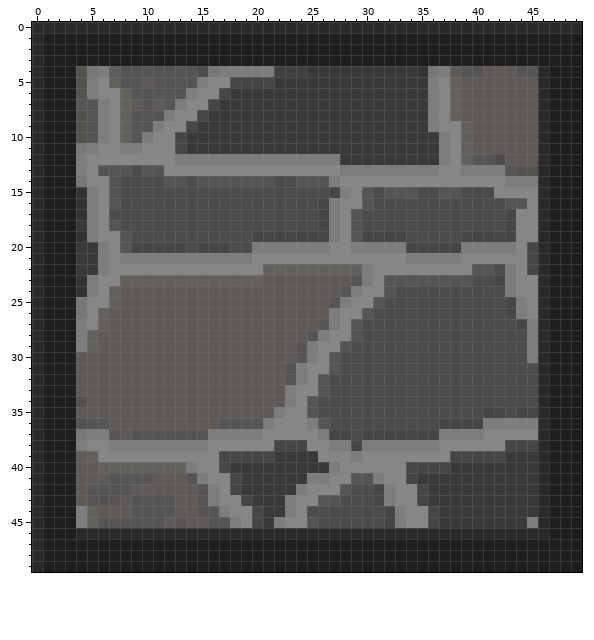
Pixel-art sprite: out/production/Crazy-Critters-Attack/sprites/towers/walls/stone/base.png. The picture above was drawn from the file before the commit.
The file is 50x50 pixels. Colours within 5 levels of each other are drawn and written as one.
After:
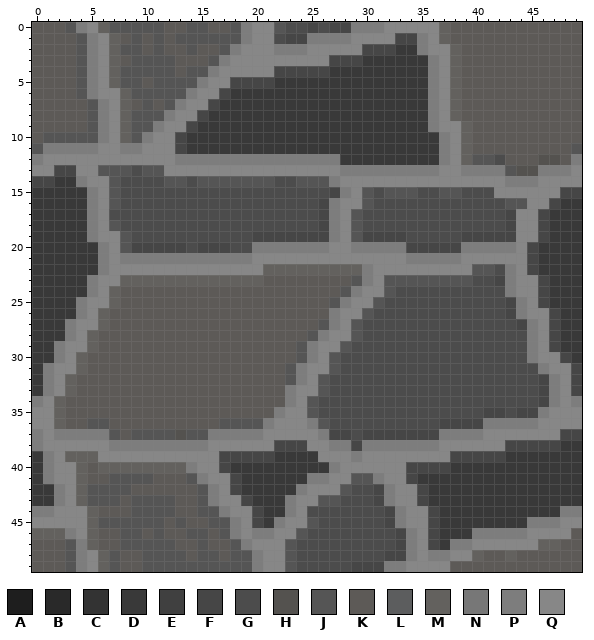
Palette (. is transparent): A #1e1e1e  B #292929  C #333333  D #393939  E #404040  F #464646  G #4c4c4c  H #54524f  J #555555  K #5d5a57  L #5c5d5e  M #63615e  N #777777  P #7d7d7d  Q #878787
From old to new:
y 0: x 0..49 BBBBBBBBBBBBBBBBBBBBBBBBBBBBBBBBBBBBBBBBBBBBBBBBBB -> KKKJPQMJJJJJKKJJKKJPQQJGGFGFFPPPQQQQQMKKKKKKKKKKKK
y 1: x 0..49 BAAAAAAAAAAAAAAAAAAAAAAAAAAAAAAAAAAAAAAAAAAAAAAAAA -> KKKKJPQMKJKJKJJJJJJPQQGFFPPPPQQQQFFPQMKKKKKKKKKKKK
y 2: x 0..49 BAAAAAAAAAAAAAAAAAAAAAAAAAAAAAAAAAAAAAAAAAAAAAAAAA -> KKKKJPQMJJKJKKJKKJPQQQPPPQQQQQFFFDDPQQMKKKKKKKKKKK
y 3: x 0..49 BAAAAAAAAAAAAAAAAAAAAAAAAAAAAAAAAAAAAAAAAAAAAAAAAA -> KKKKJPQMKJJJJKKKJPQQQQQQQQQFFFDDDDDDPQMKKKKKKKKKKK
y 4: x 0..7 BAAAHNPL -> KKKKJPQM; x 13 J -> K; x 15..26 GNPPPPPEEEDD -> JPQQQQQFFFFF; x 35..40 CNPKJJ -> DPQMKK; x 44..49 JJBAAA -> KKKKKK
y 5..6: x 0..4 BAAAH -> KKKKJ; x 46..49 BAAA -> KKKK
y 7: x 0..4 BAAAJ -> KKKKK; x 46..49 BAAA -> KKKK
y 8..9: x 0..4 BAAAH -> KKKKK; x 46..49 BAAA -> KKKK
y 10: x 0..4 BAAAH -> KJJJJ; x 46..49 BAAA -> KKKK
y 11: x 0..4 BAAAN -> JPPPP; x 46..49 BAAA -> KKKJ
y 12: x 0..4 BAAAP -> PQQQQ; x 46..49 BAAA -> HHKP
y 13: x 0..4 BAAAP -> QQFFQ; x 46..49 BAAA -> PPPQ
y 14: x 0..4 BAAAN -> FFDDP; x 46..49 BAAA -> QQQQ
y 15: x 0..4 BAAAC -> DDDDD; x 46..49 BAAA -> QQFF
y 16: x 0..4 BAAAC -> DDDDD; x 46..49 BAAA -> QFDD
y 17: x 0..4 BAAAC -> DDDDD; x 46..49 BAAA -> FDDD
y 18: x 0..3 BAAA -> DDDD; x 46..49 BAAA -> FDDD
y 19: x 0..4 BAAAC -> DDDDD; x 46..49 BAAA -> FDDD
y 20..22: x 0..3 BAAA -> DDDD; x 46..49 BAAA -> DDDD
y 23..24: x 0..4 BAAAC -> DDDDD; x 46..49 BAAA -> FDDD
y 25: x 0..4 BAAAN -> DDDDP; x 46..49 BAAA -> FDDD
y 26: x 0..4 BAAAN -> DDDDP; x 46..49 BAAA -> QFDD
y 27..28: x 0..4 BAAAP -> DDDPQ; x 46..49 BAAA -> QFDD
y 29: x 0..4 BAAAP -> DDPQQ; x 46..49 BAAA -> QFDD
y 30: x 0..4 BAAAK -> DDPQM; x 46..49 BAAA -> QQFD
y 31: x 0..4 BAAAK -> DPQQM; x 46..49 BAAA -> PQQF
y 32..33: x 0..3 BAAA -> DPQM; x 46..49 BAAA -> FPQF
y 34: x 0..4 BAAAH -> PQMKK; x 46..49 BAAA -> FPQP
y 35: x 0..3 BAAA -> QQMK; x 46..49 BAAA -> PQQQ
y 36: x 0..4 BAAAH -> QQMKK; x 46..49 BAAA -> QQQQ
y 37: x 0..4 BAAAN -> PQPPP; x 46..49 BAAA -> QQFF
y 38: x 0..4 BAAAP -> PQQQQ; x 46..49 BAAA -> FFDD
y 39: x 0..4 BAAAK -> DPQMM; x 46..49 BAAA -> DDDD
y 40..41: x 0..4 BAAAK -> DPQQM; x 46..49 BAAA -> DDDD
y 42..43: x 0..4 BAAAK -> DDPQM; x 46..49 BAAA -> DDDD
y 44: x 0..4 BAAAP -> PPQQQ; x 46..49 BAAA -> DDPP
y 45: x 0..4 BAAAP -> QQQQQ; x 46..49 BAAA -> PPQQ
y 46: x 0..49 BAAABBBBBBBBBBBBBBBBBBBBBBBBBBBBBBBBBBBBBBBBBBBAAA -> MMMPQMKKJJKJKKJJKJPQPPQQJGGGGGGGGFPQFDDDPPPPPQQQQK
y 47: x 0..49 BAAAAAAAAAAAAAAAAAAAAAAAAAAAAAAAAAAAAAAAAAAAAAAAAA -> KKKJPMKKJJJJJKKJKKJPQQQJGGGGGGGGGFPQFDPPQQQQQQMMKK
y 48: x 0..49 BAAAAAAAAAAAAAAAAAAAAAAAAAAAAAAAAAAAAAAAAAAAAAAAAA -> KKKJPQMJKKJJJJKJJKJJPQQJGGGGGGGGFFPQPPQQMKKMKKKKKK
y 49: x 0..49 BAAAAAAAAAAAAAAAAAAAAAAAAAAAAAAAAAAAAAAAAAAAAAAAAA -> KKKJPQMJKKJJJJJJJJJJPQQJGGGGGFFFPPQQQQKKKKKKKKKKKK
Pixel boxes of the changes (left, top, right, bottom) in both pictures:
changed: (32, 22, 582, 572)
